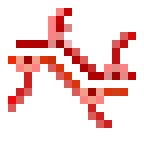
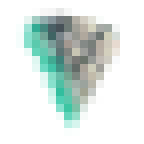
Before/after of a w=144, h=144 layered artwork. What changed in the layer stack:
hid "sr_zinorine" over [8, 8, 136, 128]
added layer "sr_charged_altair_stone" over [16, 8, 120, 136]
